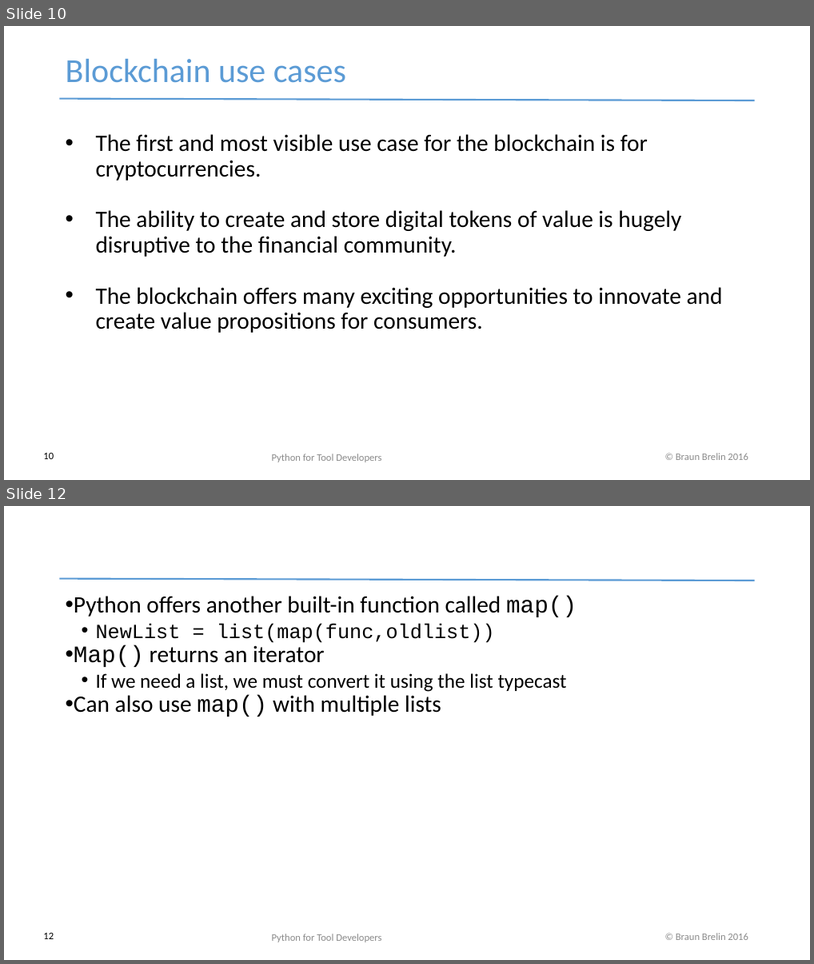
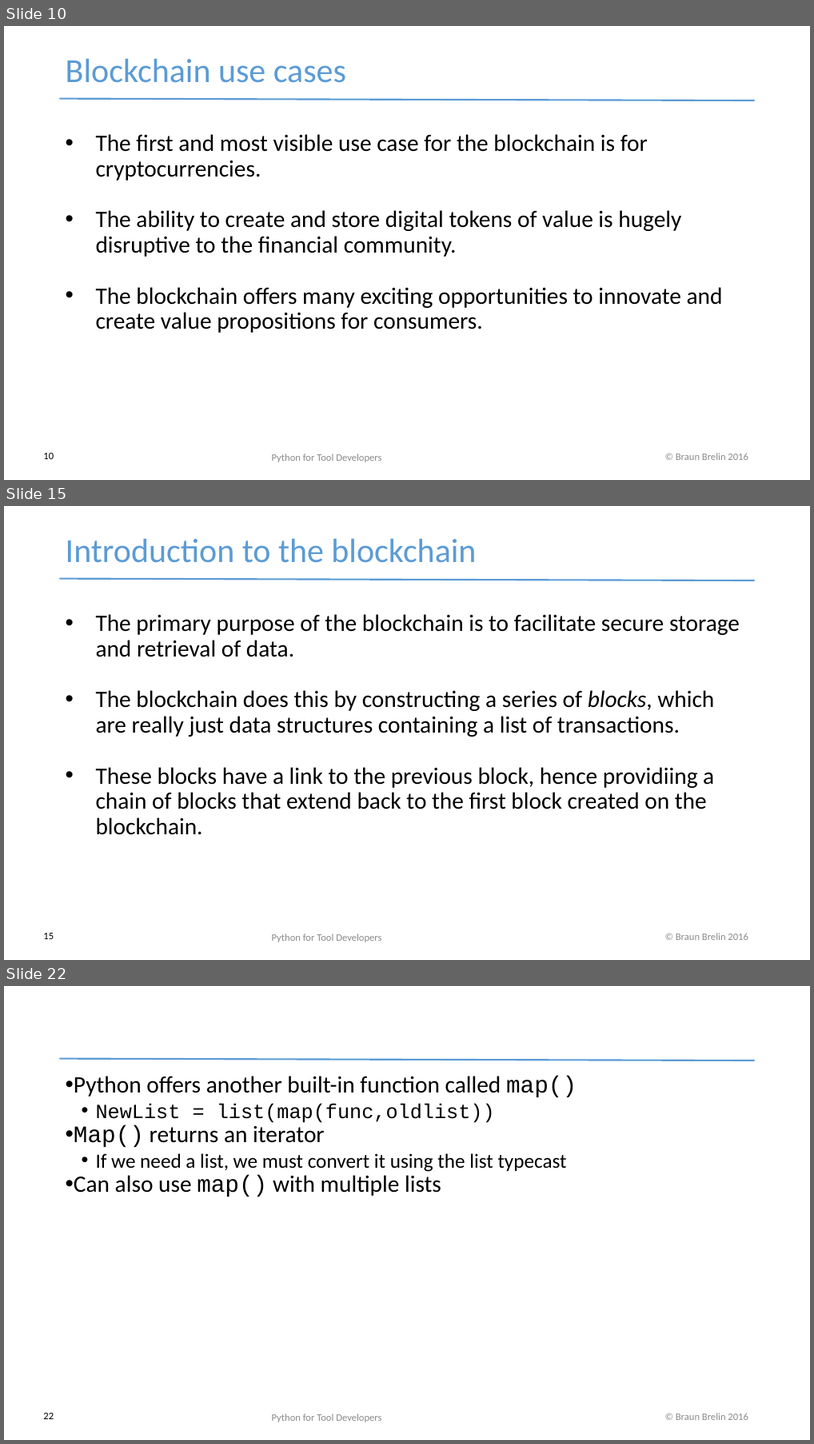
Before and after one commit to redmage123/btc-introductory-workshop, a slide deck: docs/Blockchain workshop v0.1.pptx. Shown one above the other, each under a label of ours: slides 10 and 12 before the commit, slides 10, 15 and 22 after it; the slides between them are not shown. The pictures are 814x964 and 814x1444 pixels, drawn with LibreOffice and Linux fonts; fonts in the diff are those of the drawing. Boxes give left, top, right and bottom in pixels: in the first picture for what was removed or moved away, otherwise in the second. Text is boxed around its words. In the diff, an @@ line names an element or a change of style, - is before the commit and + after.

```diff
--- a/docs/Blockchain workshop v0.1.pptx
+++ b/docs/Blockchain workshop v0.1.pptx
@@ slide 15 added at (x1=4, y1=506, x2=810, y2=960), background #FFFFFF; not listed: 2 template elements that a slide beside it also shows @@
@@ text added at (x1=66, y1=539, x2=476, y2=563), 40 pt, text #5B9BD5 @@
+Introduction to the blockchain
@@ text added at (x1=96, y1=614, x2=740, y2=835), 28 pt, text #000000 @@
+• The primary purpose of the blockchain is to facilitate secure storage and retrieval of data.
+• The blockchain does this by constructing a series of blocks, which are really just data structures containing a list of transactions.
+• These blocks have a link to the previous block, hence providiing a chain of blocks that extend back to the first block created on the blockchain.
@@ page number added at (x1=43, y1=932, x2=54, y2=939), 12 pt, text #000000 @@
+15
@@ text added at (x1=272, y1=933, x2=382, y2=942), 12 pt, text #8B8B8B @@
+Python for Tool Developers
@@ what was slide 12 is now slide 22 @@
@@ page number at (x1=43, y1=1412, x2=54, y2=1419): text changed @@
-12
+22
```
Also in this commit, not shown: 1 slide changed, 9 other slides added, 3 other files.
